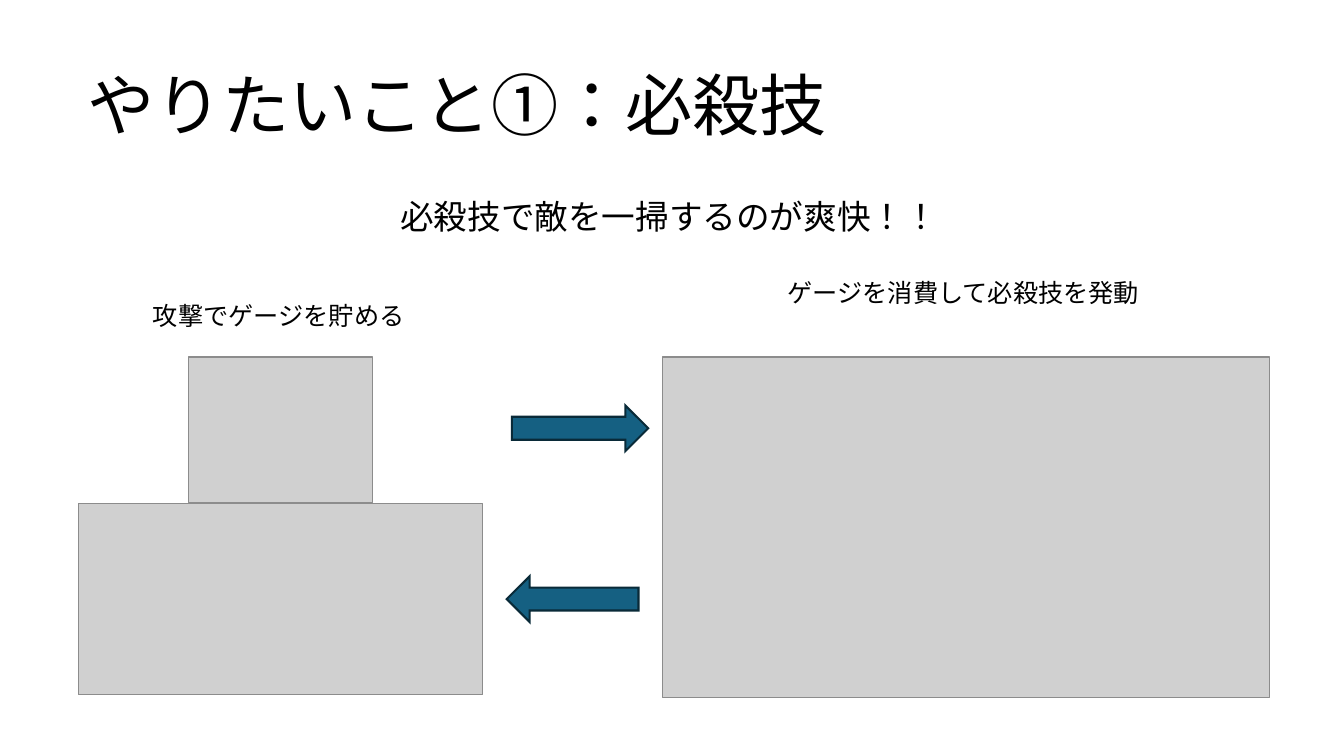
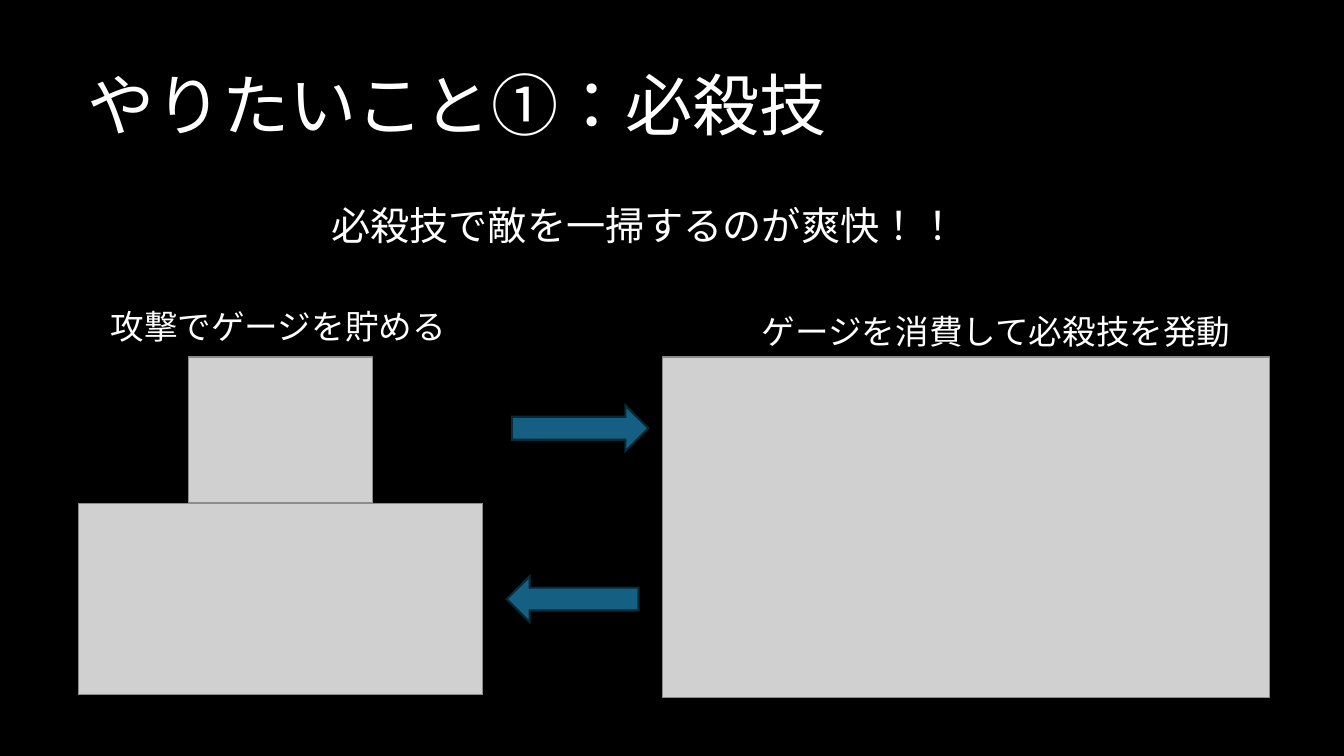
Before and after one commit to Tiger5286/SummerGame_2026, a slide deck: slide 4 of 夏ゲーム企画.pptx (slide 5 before the commit). Drawn at 1344x756 pixels with LibreOffice and Linux fonts; fonts in the diff are those of the drawing; grey boxes stand for pictures. Boxes give left, top, right and bottom in pixels: in the first picture for what was removed or moved away, otherwise in the second. Text is boxed around its words. In the diff, an @@ line names an element or a change of style, - is before the commit and + after.

```diff
--- a/夏ゲーム企画.pptx
+++ b/夏ゲーム企画.pptx
@@ background #FFFFFF to #000000 @@
@@ text "やりたいこと①：必殺技" at [88, 73, 827, 136]: font Noto Sans CJK JP to Karla, text colour #000000 to #FFFFFF @@
@@ text "必殺技で敵を一掃するのが爽快！！": place and size @@
-text "必殺技で敵を一掃するのが爽快！！" at [400, 200, 938, 232]
+text "必殺技で敵を一掃するのが爽快！！" at [331, 207, 957, 244]
@@ text "必殺技で敵を一掃するのが爽快！！" at [331, 207, 957, 244]: size 24 to 28 pt, font Noto Sans CJK JP to Karla, text colour #000000 to #FFFFFF @@
@@ text "攻撃でゲージを貯める": place and size @@
-text "攻撃でゲージを貯める" at [153, 303, 404, 327]
+text "攻撃でゲージを貯める" at [111, 310, 446, 342]
@@ text "攻撃でゲージを貯める" at [111, 310, 446, 342]: size 18 to 24 pt, font Noto Sans CJK JP to Karla, text colour #000000 to #FFFFFF @@
@@ text "ゲージを消費して必殺技を発動" at [762, 315, 1231, 347]: size 18 to 24 pt, font Noto Sans CJK JP to Karla, text colour #000000 to #FFFFFF @@
@@ text "ゲージを消費して必殺技を発動": place and size @@
-text "ゲージを消費して必殺技を発動" at [788, 280, 1140, 304]
+text "ゲージを消費して必殺技を発動" at [762, 315, 1231, 347]
```
Also in this commit, not shown: 4 other slides changed, 1 slide added, 1 slide removed.
